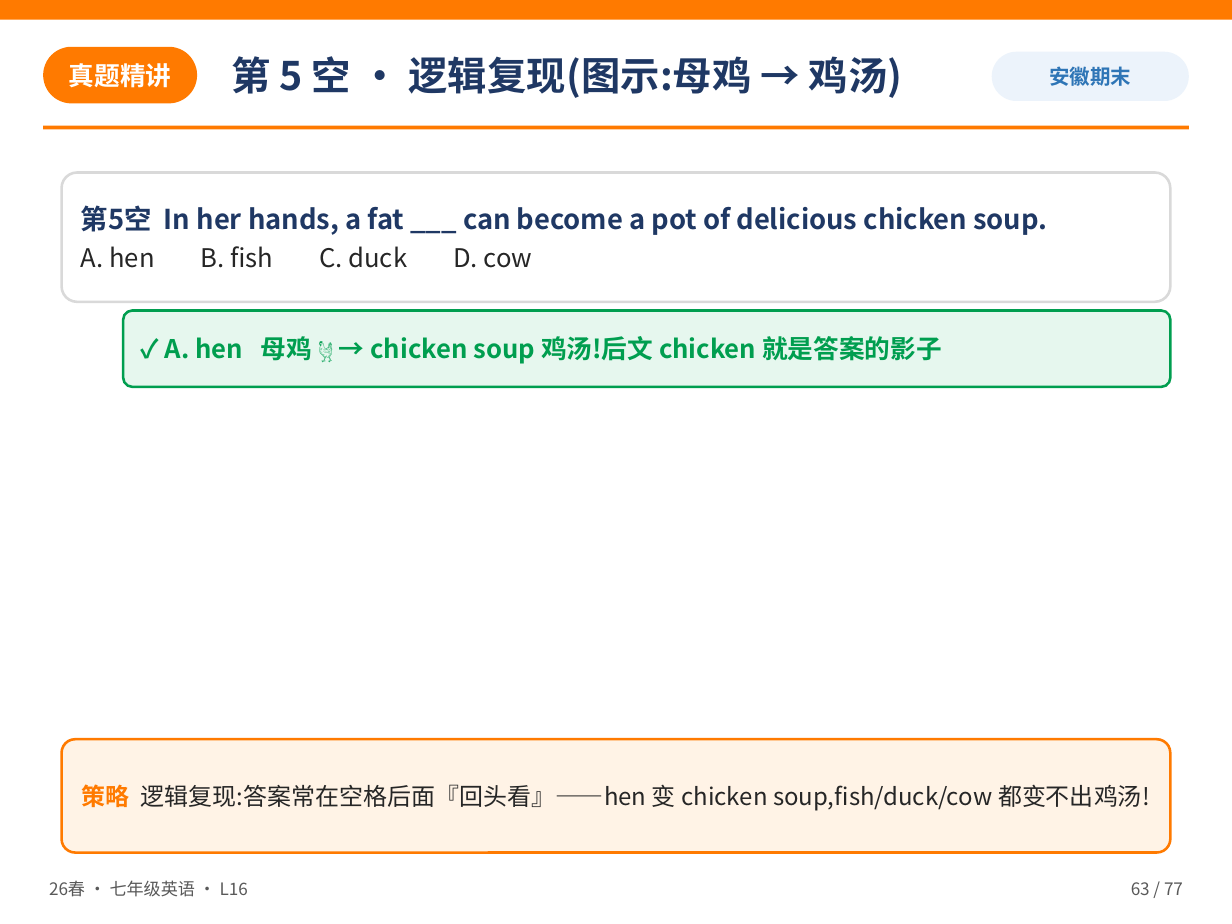
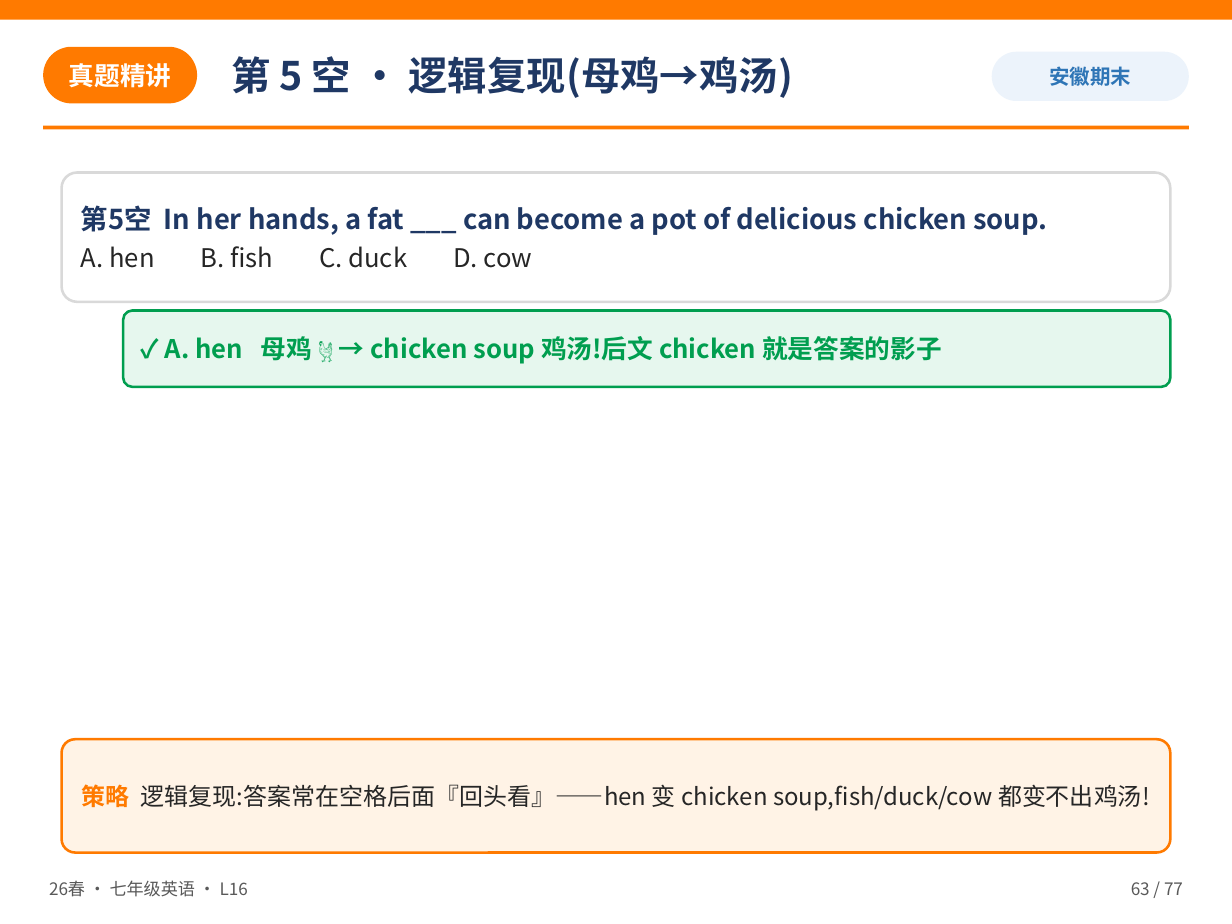
Before and after one commit to ewen9527-lang/OfficeCLI, a slide deck: slide 63 of courseware/L16/L16_词汇综合⑤+完形+听力_正式课_26春7年级英语.pptx. Drawn at 1232x924 pixels with LibreOffice and Linux fonts; fonts in the diff are those of the drawing. Boxes give left, top, right and bottom in pixels: in the first picture for what was removed or moved away, otherwise in the second. Text is boxed around its words. In the diff, an @@ line names an element or a change of style, - is before the commit and + after.

```diff
--- a/courseware/L16/L16_词汇综合⑤+完形+听力_正式课_26春7年级英语.pptx
+++ b/courseware/L16/L16_词汇综合⑤+完形+听力_正式课_26春7年级英语.pptx
@@ text at bbox=[231, 56, 794, 98]: text changed @@
-第 5 空 · 逻辑复现(图示:母鸡 → 鸡汤)
+第 5 空 · 逻辑复现(母鸡→鸡汤)
```
Also in this commit, not shown: 1 other slide changed, 1 other file.
